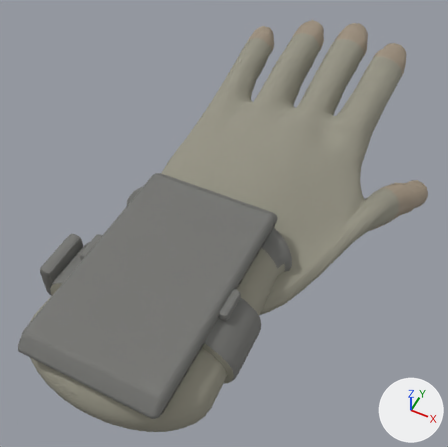
What one commit did to the glTF model assets/models/hands/glove_left.glb.
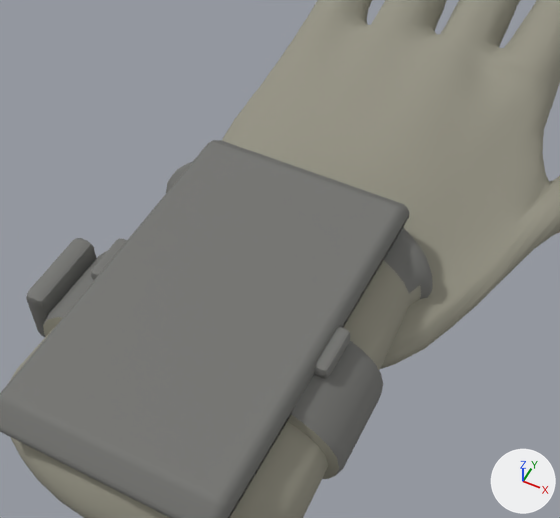
Each version is shown whole from a 50 mm lens placed at (0.078, -0.168, 0.186), pointed at (-0.003, -0.007, -0.015), then close up on the part from 5% to 83% of the width and 19% to 91% of the height. Every picture has the same lights, and +X, +Y and +Z are marked at lower right. The older version's two pictures come first. Vertices at exactly the same position are counted once.

The first close-up shows 'glove', 'wrist_housing'.
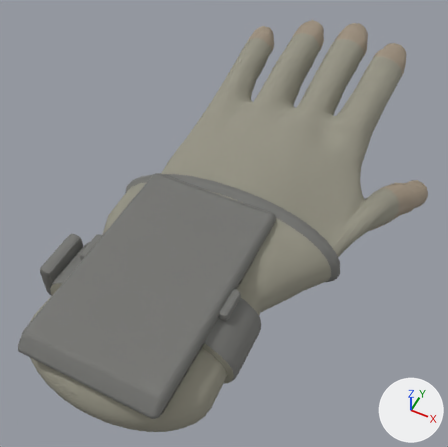
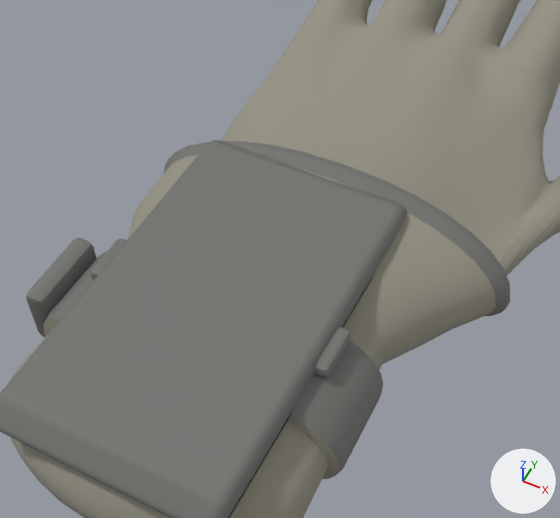
Boxes (x1, y1, x2, y2) around the edits, measured in the close-ups (560 x 518 px; the box of a moved part takes in the faces that stretch with it):
part 1 of me_glove, moved or reshaped: before (169, 162, 503, 369); after (127, 141, 510, 364)
part 2 of me_glove, recoloured: before (170, 184, 420, 293); after (151, 157, 495, 311)

The change, as a diff of the scene's bpy script:
```diff
--- a/assets/models/hands/glove_left.glb.py
+++ b/assets/models/hands/glove_left.glb.py
@@ me_glove @@
 me_glove.from_pydata(...)  # 6651 vertices, 13290 faces; spans x -0.044..0.072, y -0.11..0.141, z -0.028..0.019
 # used by ob_glove; location = (0.0, 0.0, 0.0)
+# me_glove part 1: 516 vertices moved from x -0.036..0.04, y -0.056..-0.019, z -0.014..0.018 to x -0.041..0.053, y -0.056..-0.013, z -0.019..0.019; 33 vertices removed from x -0.026..0.045, y -0.054..-0.02, z -0.01..0.017; 33 vertices added at x -0.029..0.043, y -0.054..-0.014, z -0.01..0.017
+# me_glove part 2: 49 faces spanning x -0.039..0.05, y -0.034..-0.02, z -0.016..0.017 switch from mat_padding (grey #73736f) to mat_glove (grey #959384)
 me_glove.materials.append(mat_leather)
```
